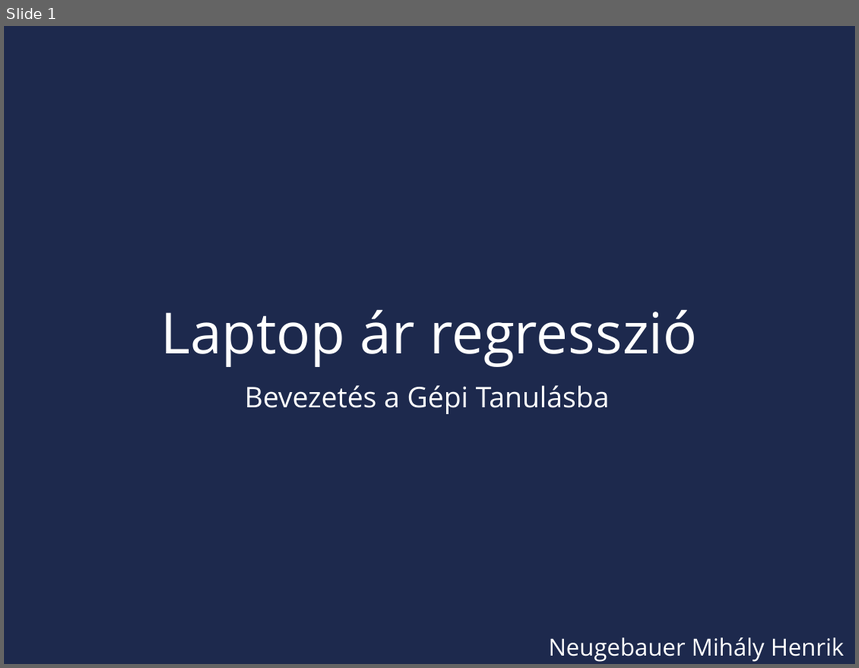
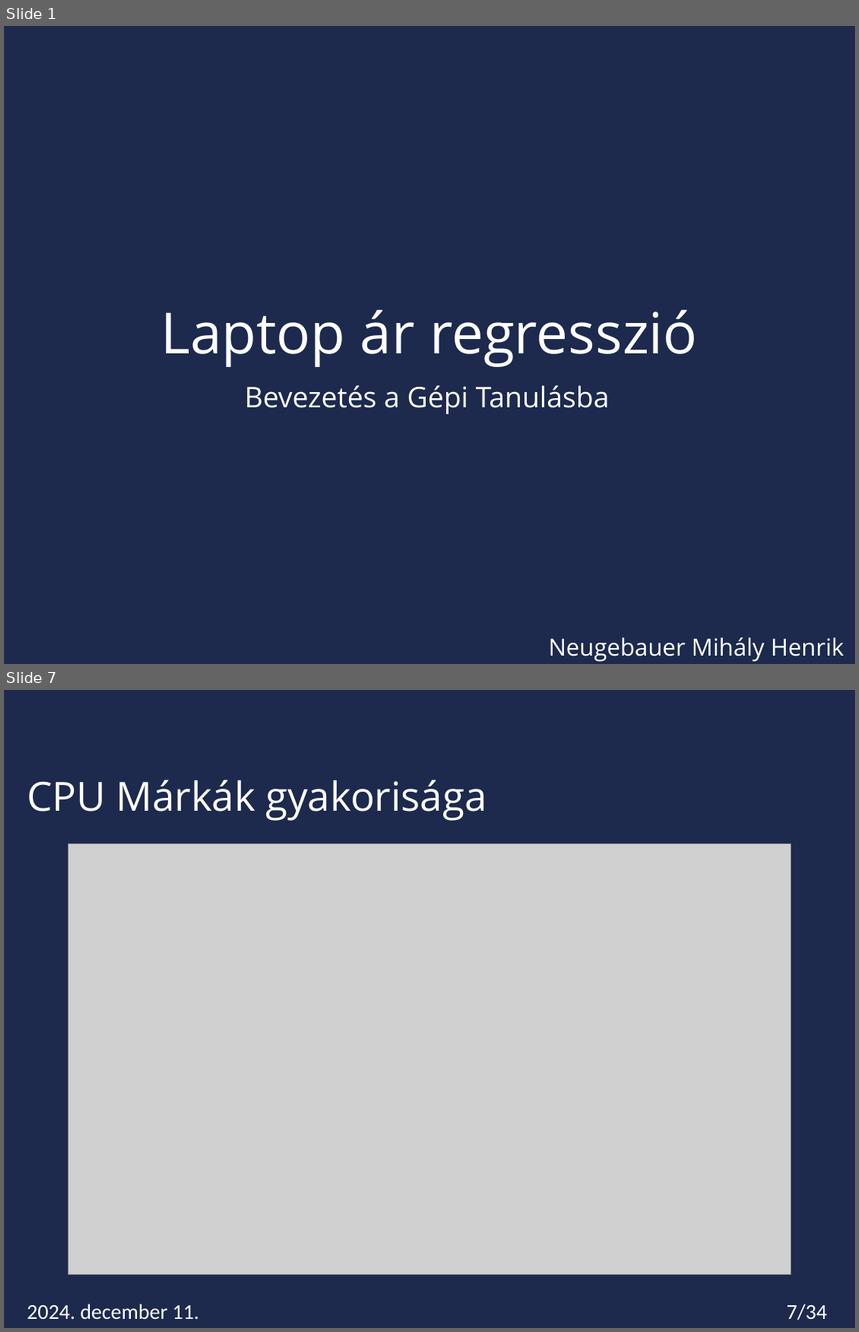
Before and after one commit to Miskota/Kaggle-laptop, a slide deck: laptop_regression.pptx. Shown one above the other, each under a label of ours: slide 1 before the commit, slides 1 and 7 after it; the slides between them are not shown. The pictures are 859x668 and 859x1332 pixels, drawn with LibreOffice and Linux fonts; fonts in the diff are those of the drawing; grey boxes stand for pictures; background and template pictures are left out. Boxes give left, top, right and bottom in pixels: in the first picture for what was removed or moved away, otherwise in the second. Text is boxed around its words. In the diff, an @@ line names an element or a change of style, - is before the commit and + after.

```diff
--- a/laptop_regression.pptx
+++ b/laptop_regression.pptx
@@ slide 7 added at (4, 690, 855, 1328), background #1D294D @@
@@ title added at (27, 780, 487, 821), 34 pt, text #FFFFFF @@
+CPU Márkák gyakorisága
@@ picture added at (69, 844, 791, 1274) @@
@@ text added at (27, 1304, 199, 1319), 18 pt, text #FFFFFF @@
+2024. december 11.
@@ page number added at (787, 1304, 827, 1321), 18 pt, text #FFFFFF @@
+7/34
```
Also in this commit, not shown: 11 slides changed, 2 other slides added, 7 other files.
